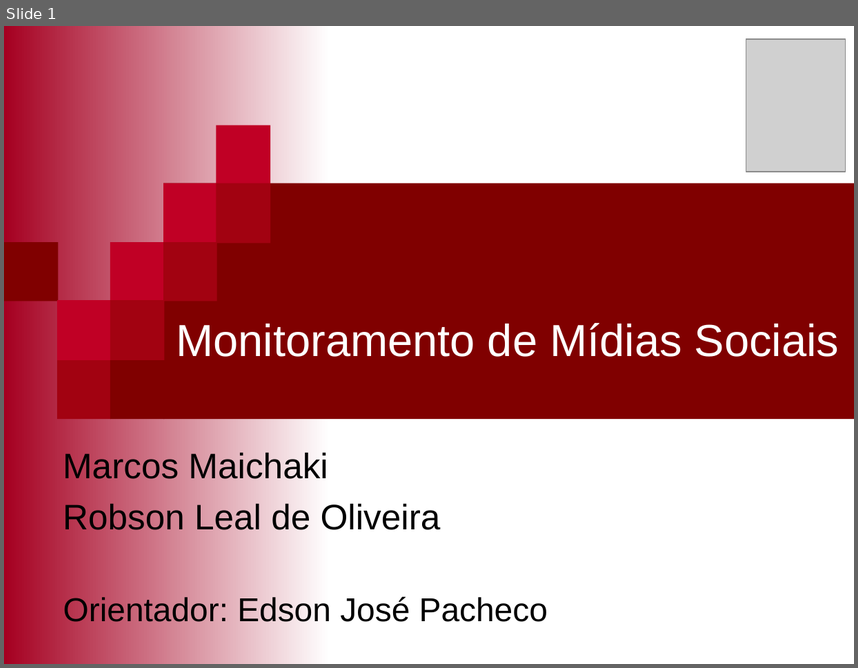
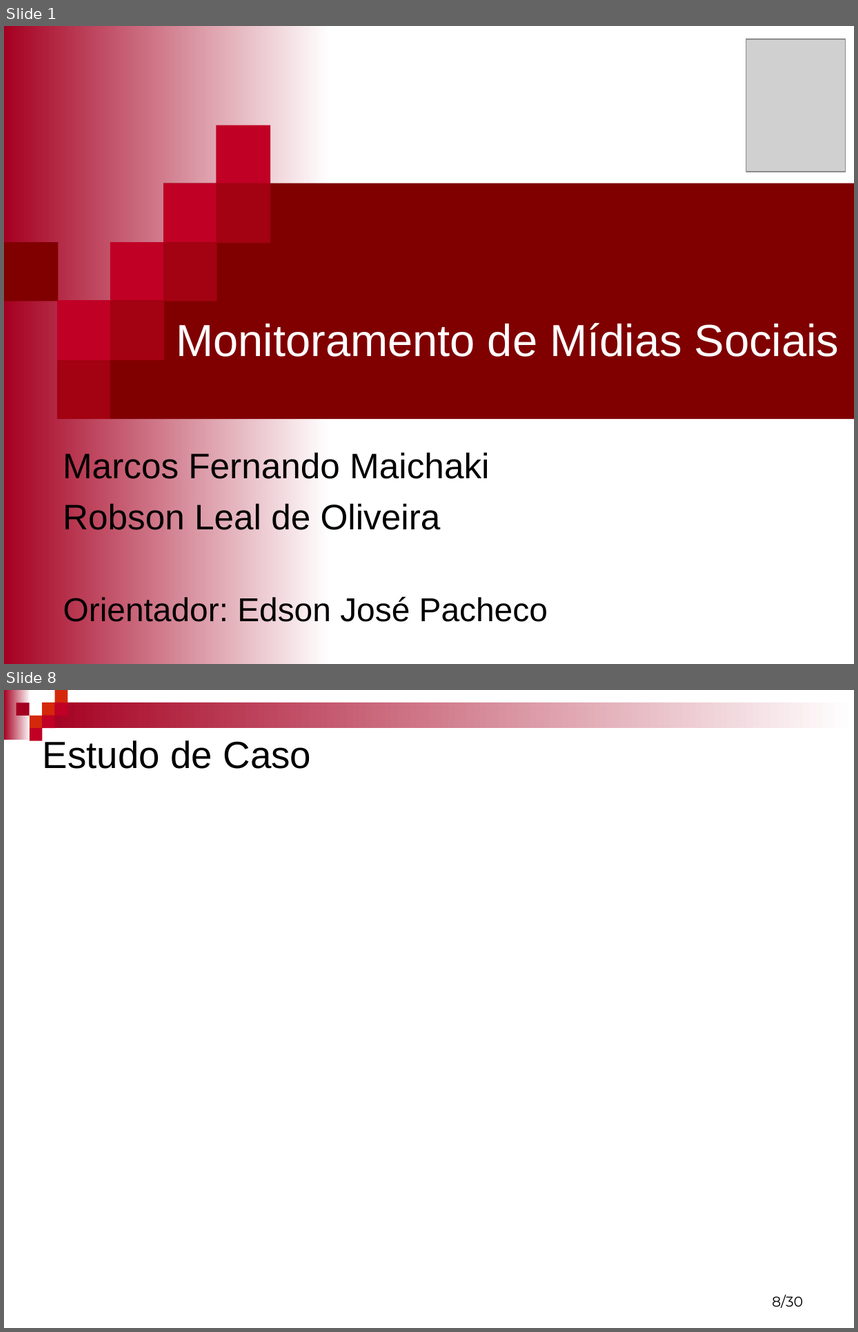
Before and after one commit to mfernado/my-project-socialmonitor, a slide deck: Artigo/Monitoramento de mídias Sociais - Marcos e Robson.ppt. Shown one above the other, each under a label of ours: slide 1 before the commit, slides 1 and 8 after it; the slides between them are not shown. The pictures are 858x668 and 858x1332 pixels, drawn with LibreOffice and Linux fonts; fonts in the diff are those of the drawing; grey boxes stand for pictures; background and template pictures are left out. Boxes give left, top, right and bottom in pixels: in the first picture for what was removed or moved away, otherwise in the second. Text is boxed around its words. In the diff, an @@ line names an element or a change of style, - is before the commit and + after.

```diff
--- a/Artigo/Monitoramento de mídias Sociais - Marcos e Robson.ppt
+++ b/Artigo/Monitoramento de mídias Sociais - Marcos e Robson.ppt
@@ slide 8 added at (x1=4, y1=690, x2=854, y2=1328), background #FFFFFF @@
@@ group added at (x1=4, y1=690, x2=854, y2=741): 9 rectangles @@
@@ title added at (x1=43, y1=740, x2=312, y2=769), 32 pt, text #000000 @@
+Estudo de Caso
@@ page number added at (x1=772, y1=1294, x2=803, y2=1308), 12 pt, text #000000 @@
+8/30
@@ slide 1 changed as well @@
@@ subtitle at (x1=63, y1=450, x2=489, y2=485): text changed @@
-Marcos Maichaki
+Marcos Fernando Maichaki
```
Also in this commit, not shown: 7 other slides added, 3 slides removed.
